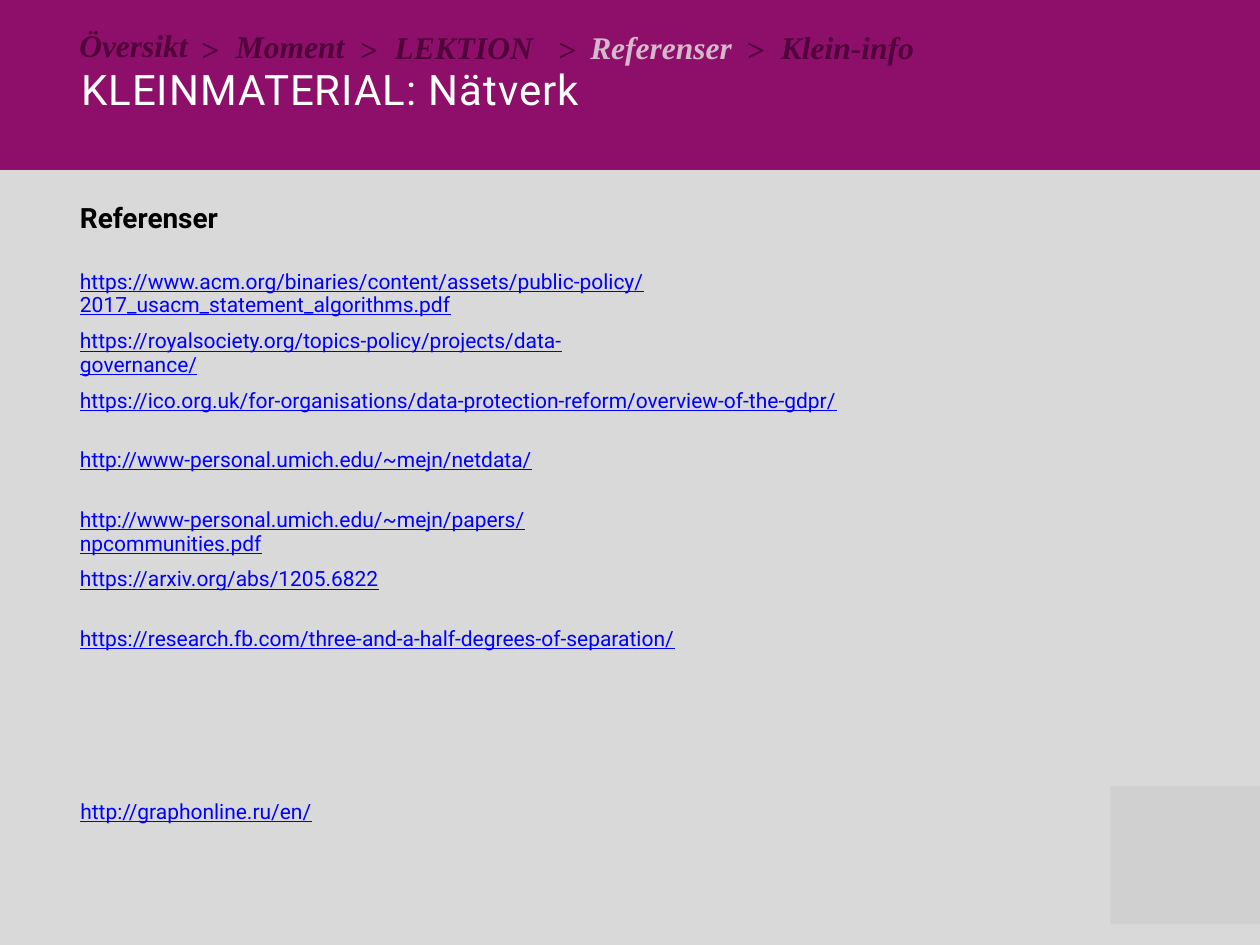
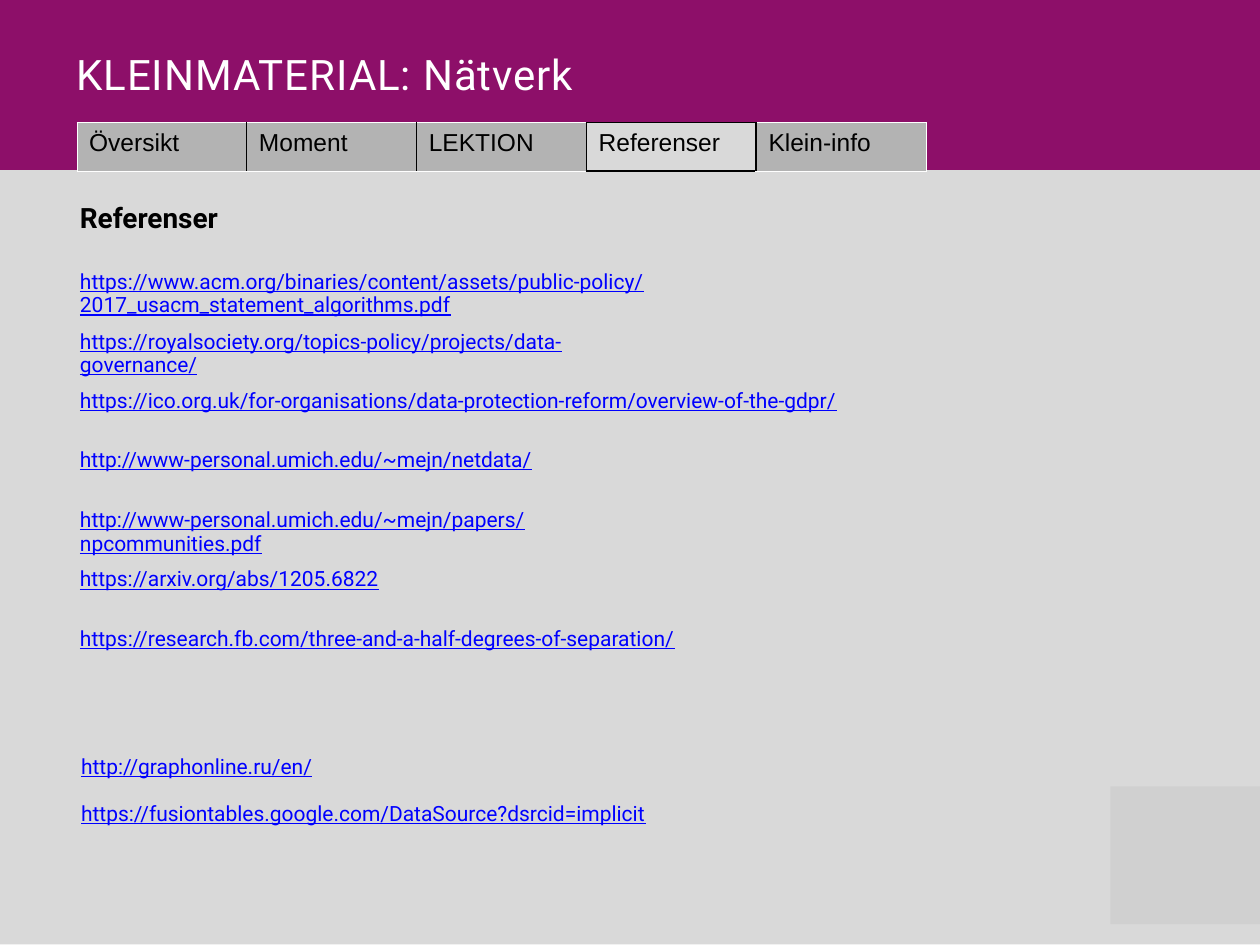
Before and after one commit to Niwsters/teaching-materials-thesis, a slide deck: slide 9 of revisions/2017-nätverk/material_nätverk_revision.pptx. Drawn at 1260x945 pixels with LibreOffice and Linux fonts; fonts in the diff are those of the drawing; grey boxes stand for pictures. Boxes give left, top, right and bottom in pixels: in the first picture for what was removed or moved away, otherwise in the second. Text is boxed around its words. In the diff, an @@ line names an element or a change of style, - is before the commit and + after.

Commit message:
Completed a revision on nätverk, polished a part in Discussion and locked ASD-picture so that it would show up in the correct spot.

```diff
--- a/revisions/2017-nätverk/material_nätverk_revision.pptx
+++ b/revisions/2017-nätverk/material_nätverk_revision.pptx
@@ text "KLEINMATERIAL: Nätverk": place and size @@
-text "KLEINMATERIAL: Nätverk" at <box>81,73,579,106</box>
+text "KLEINMATERIAL: Nätverk" at <box>76,58,573,91</box>
@@ group removed at <box>200,30,781,66</box>: 5 texts @@
->
-Referenser
->
->
->
@@ table added at <box>77,122,927,170</box>, 1 rows, 5 columns @@
+Översikt | Moment | LEKTION | Referenser | Klein-info
@@ text "http://graphonline.ru/en/": place and size @@
-text "http://graphonline.ru/en/" at <box>80,803,311,824</box>
+text "http://graphonline.ru/en/" at <box>81,758,645,826</box>
@@ text at <box>81,805,645,826</box>: paragraph added @@
+https://fusiontables.google.com/DataSource?dsrcid=implicit
```
Also in this commit, not shown: 9 other slides changed, 2 other files.
